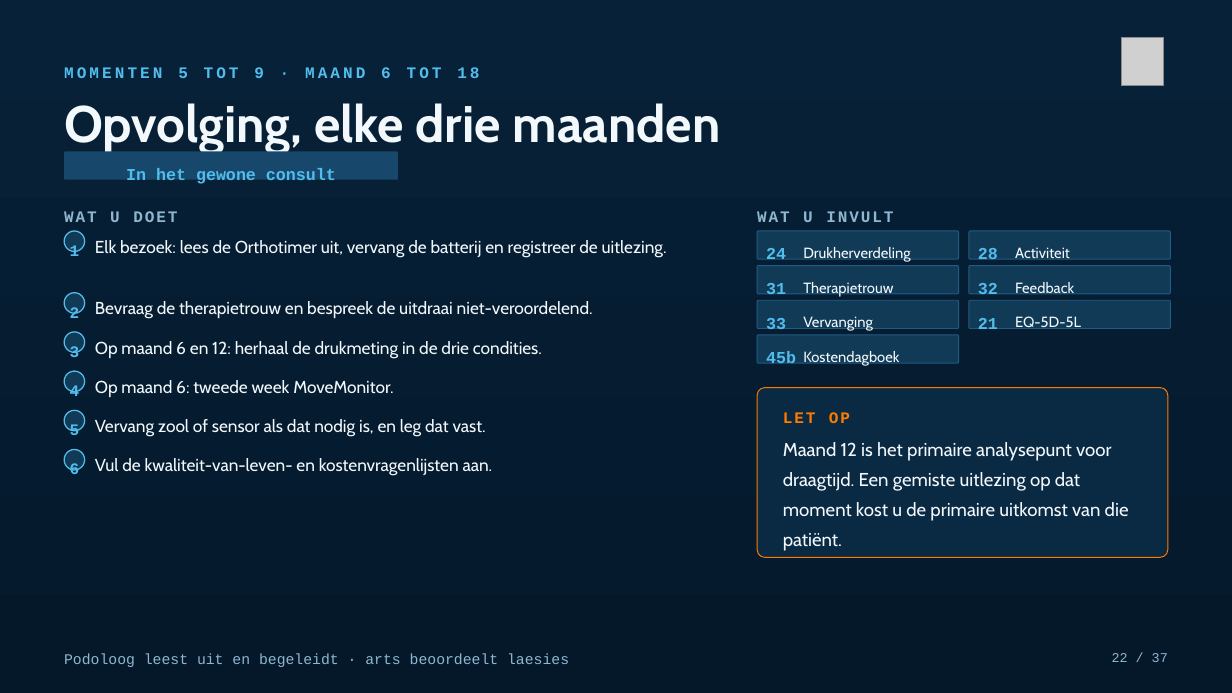
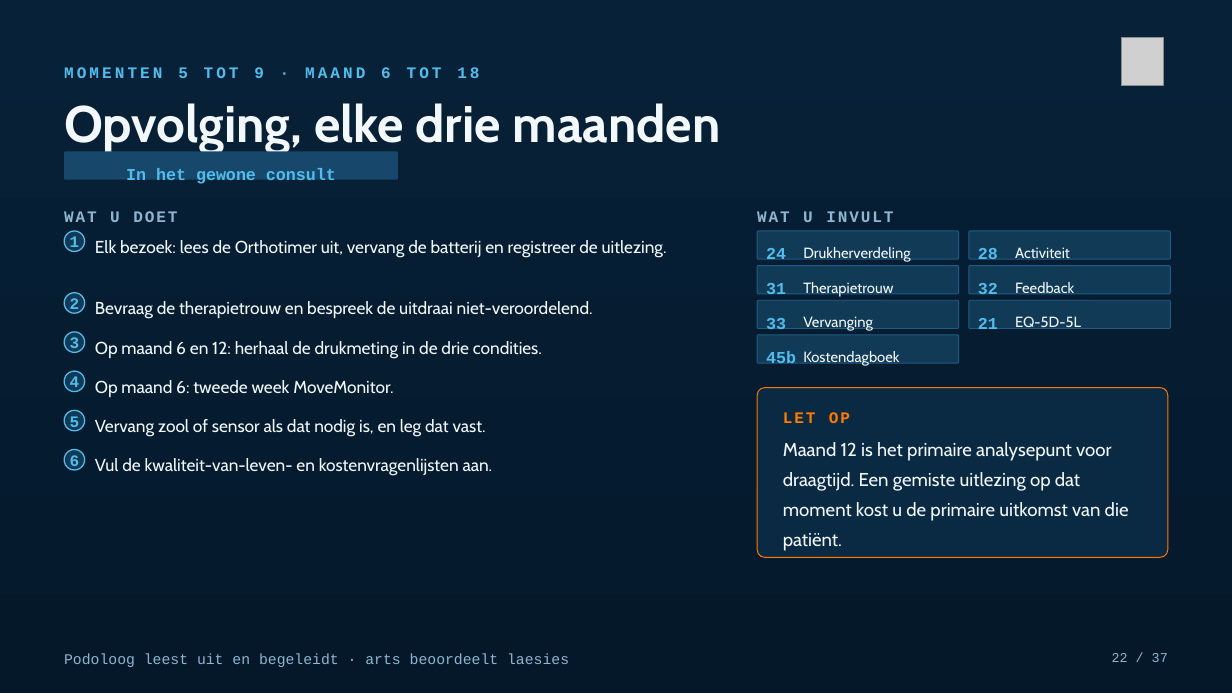
Before and after one commit to Dellfs/paradise-project, a slide deck: slide 22 of PARADISE_presentatie/PARADISE_opleidingssessie_voetklinieken.pptx. Drawn at 1232x693 pixels with LibreOffice and Linux fonts; fonts in the diff are those of the drawing; grey boxes stand for pictures. Boxes give left, top, right and bottom in pixels: in the first picture for what was removed or moved away, otherwise in the second. Text is boxed around its words. In the diff, an @@ line names an element or a change of style, - is before the commit and + after.

```diff
--- a/PARADISE_presentatie/PARADISE_opleidingssessie_voetklinieken.pptx
+++ b/PARADISE_presentatie/PARADISE_opleidingssessie_voetklinieken.pptx
@@ line spacing 1.25 to 1; vertical alignment top to middle in 6 elements at (70, 455, 80, 471), (70, 416, 80, 432), (70, 236, 80, 252), (70, 298, 80, 314), (70, 337, 80, 353), (70, 376, 80, 392) @@
```
Also in this commit, not shown: 8 other slides changed, 1 other file.
